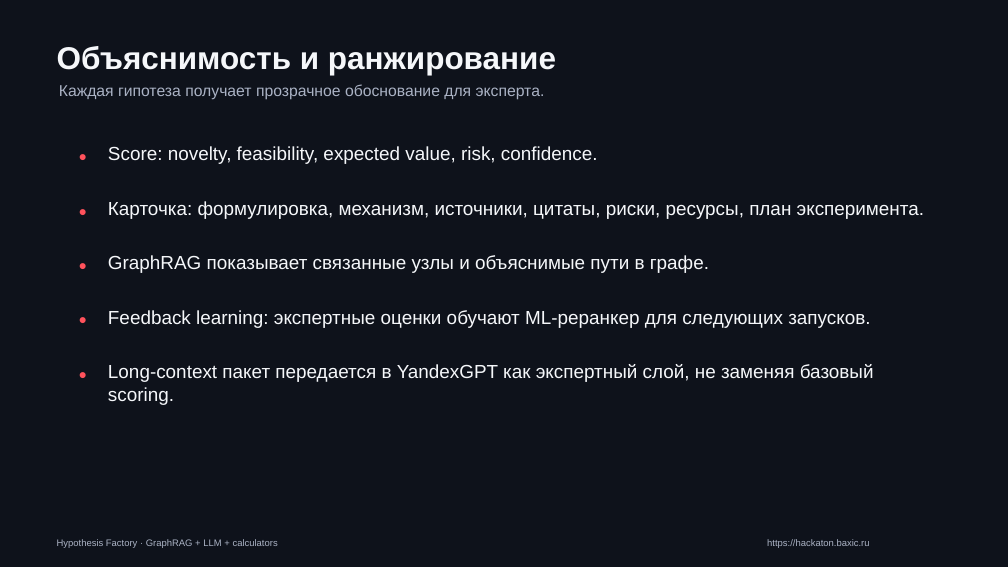
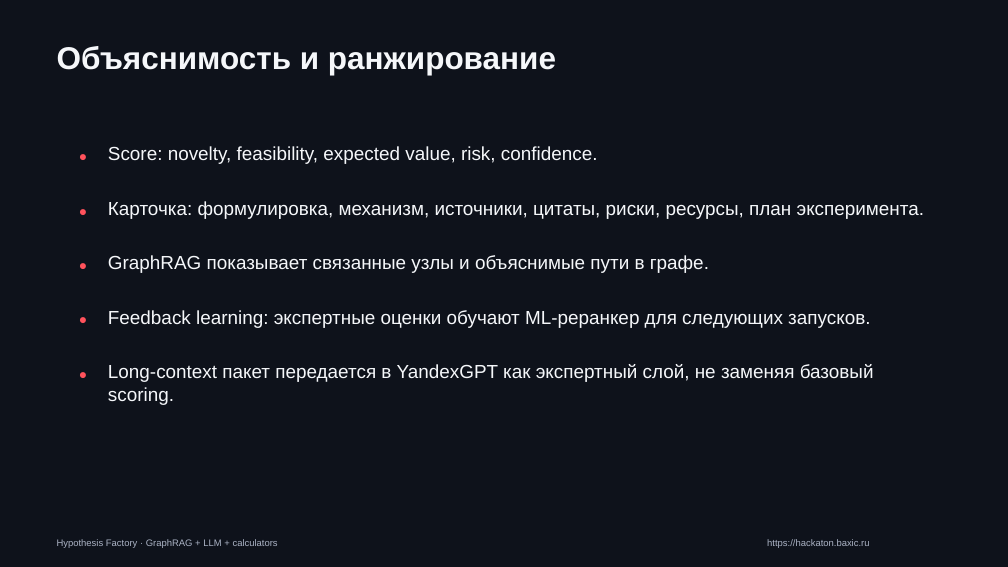
Before and after one commit to baxic-top-projects/hackaton, a slide deck: slide 7 of Hypothesis_Factory_Nornickel_AI_Hackathon.pptx. Drawn at 1008x567 pixels with LibreOffice and Linux fonts; fonts in the diff are those of the drawing. Boxes give left, top, right and bottom in pixels: in the first picture for what was removed or moved away, otherwise in the second. Text is boxed around its words. In the diff, an @@ line names an element or a change of style, - is before the commit and + after.

```diff
--- a/Hypothesis_Factory_Nornickel_AI_Hackathon.pptx
+++ b/Hypothesis_Factory_Nornickel_AI_Hackathon.pptx
@@ text removed at bbox=[59, 84, 545, 100] @@
-Каждая гипотеза получает прозрачное обоснование для эксперта.
```
Also in this commit, not shown: 2 other slides changed, 1 slide removed.
